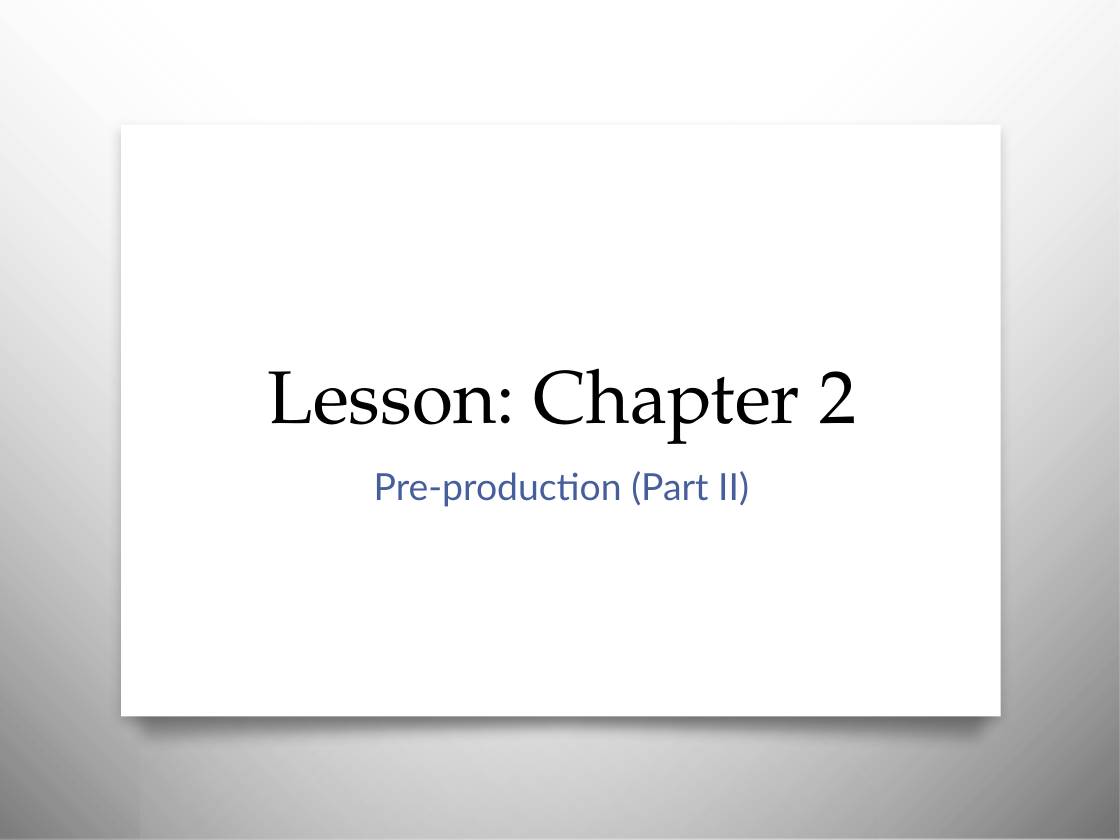
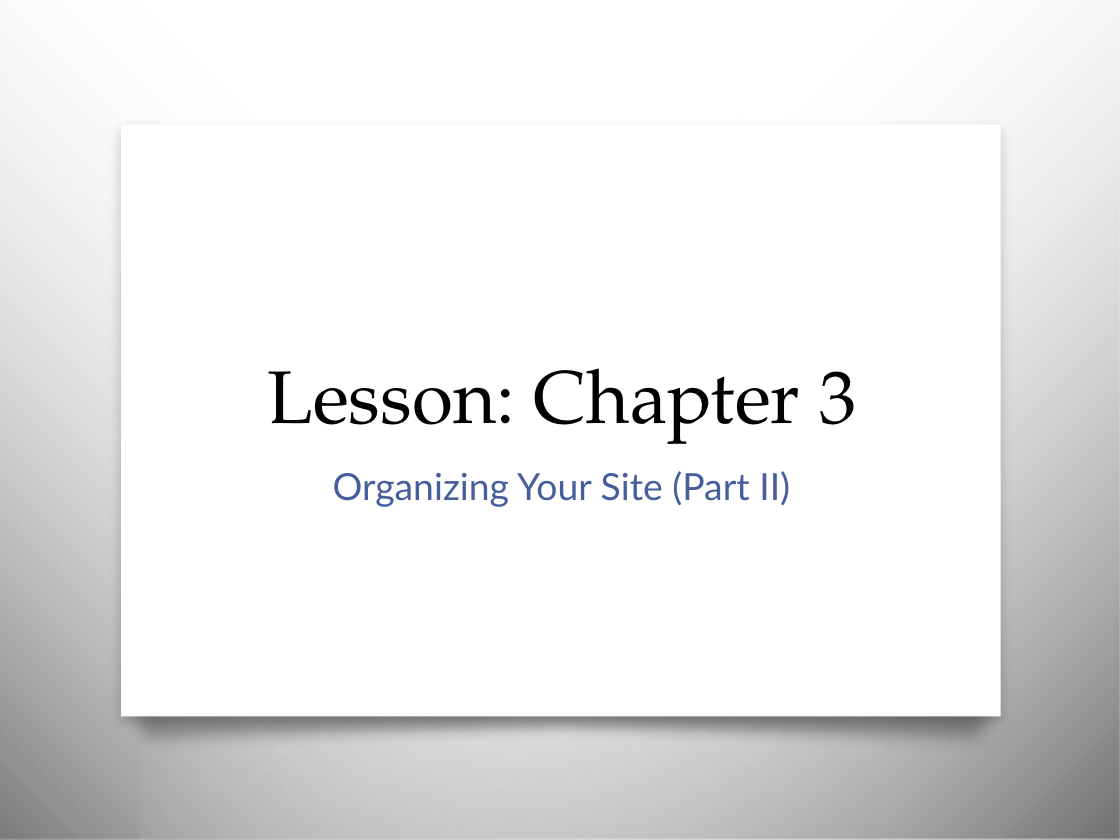
Before and after one commit to awayken/USF-ART329, a slide deck: slide 15 of slides/classsix/slides.pptx (slide 28 before the commit). Drawn at 1120x840 pixels with LibreOffice and Linux fonts; fonts in the diff are those of the drawing; background and template pictures are left out. Boxes give left, top, right and bottom in pixels: in the first picture for what was removed or moved away, otherwise in the second. Text is boxed around its words. In the diff, an @@ line names an element or a change of style, - is before the commit and + after.

```diff
--- a/slides/classsix/slides.pptx
+++ b/slides/classsix/slides.pptx
@@ title at (x1=268, y1=368, x2=856, y2=444): text changed @@
-Lesson: Chapter 2
+Lesson: Chapter 3
@@ subtitle at (x1=333, y1=471, x2=790, y2=507): text changed @@
-Pre-production (Part II)
+Organizing Your Site (Part II)
```
Also in this commit, not shown: 4 other slides changed, 10 slides added, 25 slides removed, 3 other files.
